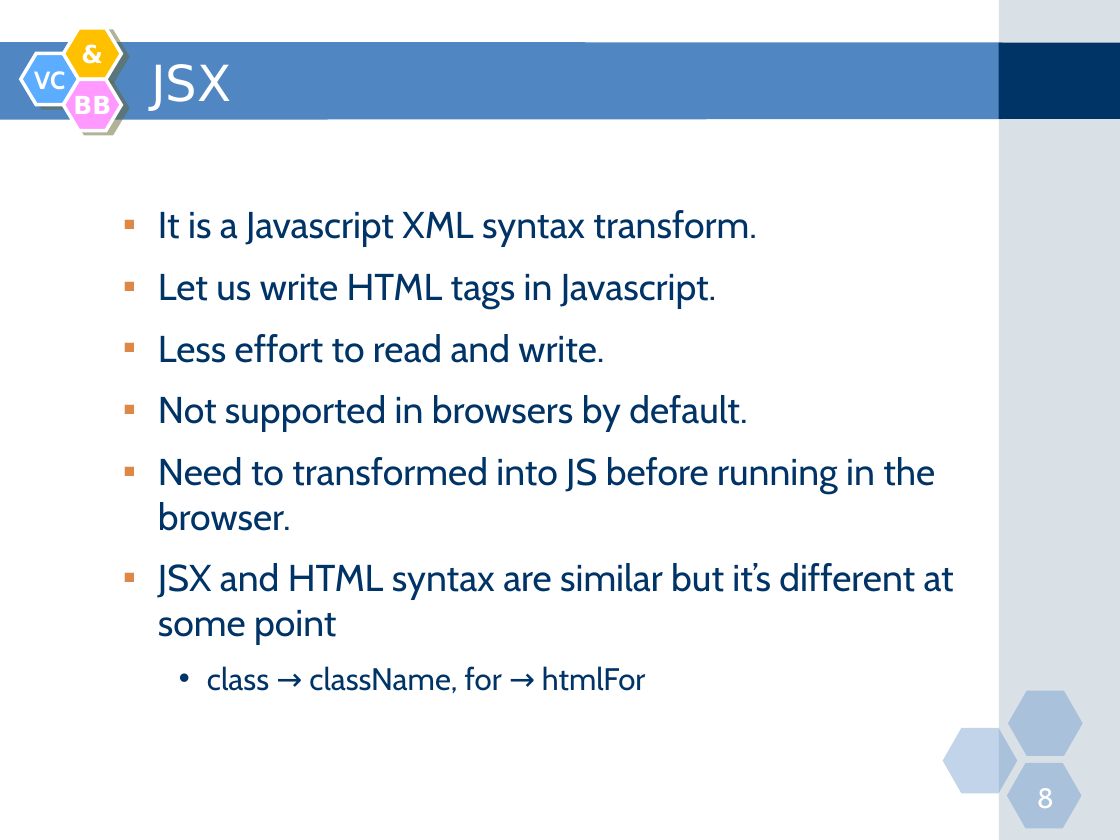
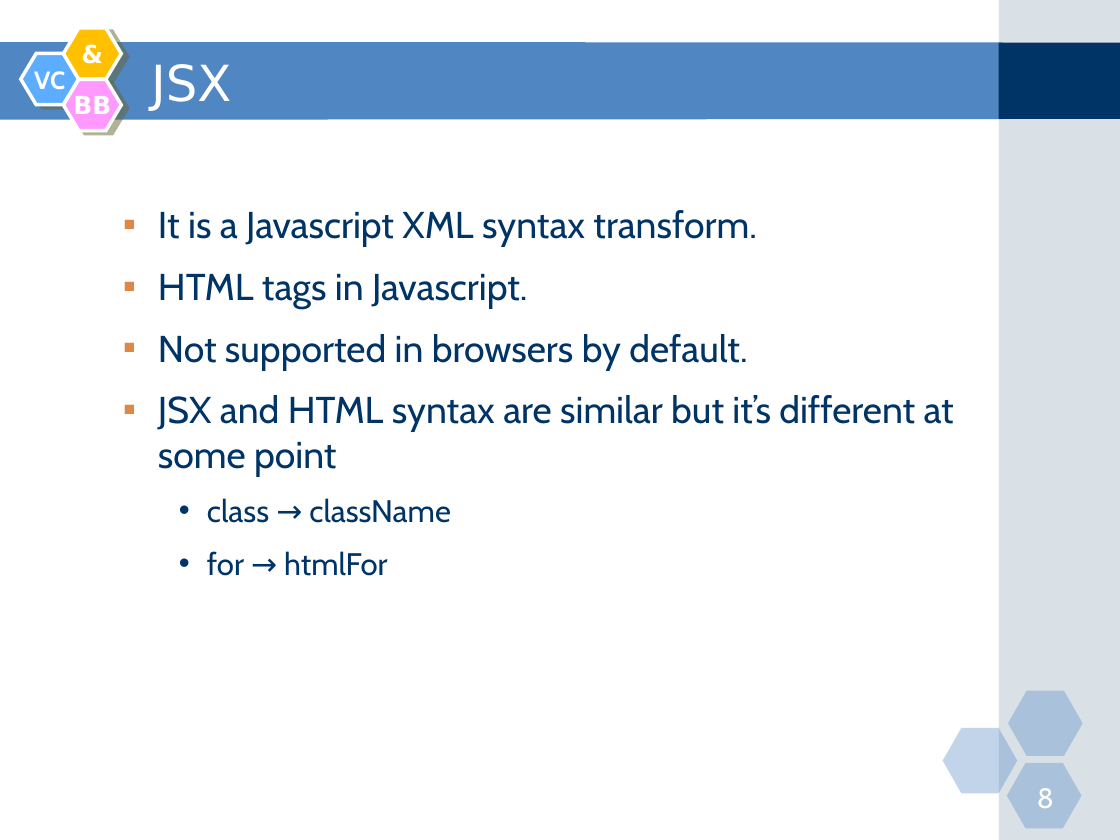
Before and after one commit to nguyenminhtiend/React-Document, a slide deck: slide 8 of React_Slide.pptx. Drawn at 1120x840 pixels with LibreOffice and Linux fonts; fonts in the diff are those of the drawing. Boxes give left, top, right and bottom in pixels: in the first picture for what was removed or moved away, otherwise in the second. Text is boxed around its words. In the diff, an @@ line names an element or a change of style, - is before the commit and + after.

```diff
--- a/React_Slide.pptx
+++ b/React_Slide.pptx
@@ text at [158, 274, 527, 308]: text changed @@
-  ▪ Let us write HTML tags in Javascript.
-  ▪ Less effort to read and write.
+  ▪ HTML tags in Javascript.
@@ text at [158, 457, 935, 531]: paragraph removed @@
-  ▪ Need to transformed into JS before running in the browser.
@@ text at [207, 498, 451, 576]: text changed @@
-    • class → className, for → htmlFor
+    • class → className
+    • for → htmlFor
```
Also in this commit, not shown: 1 other slide changed.
